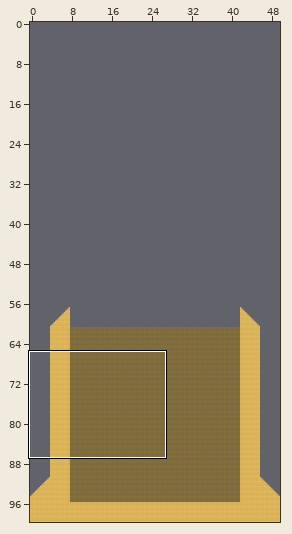
A Tiled map (JSON) gets an edit: assets/map/map.json. The first picture is a wide view before the edit; the outline marks the close-up.
Close-up. Before the commit:
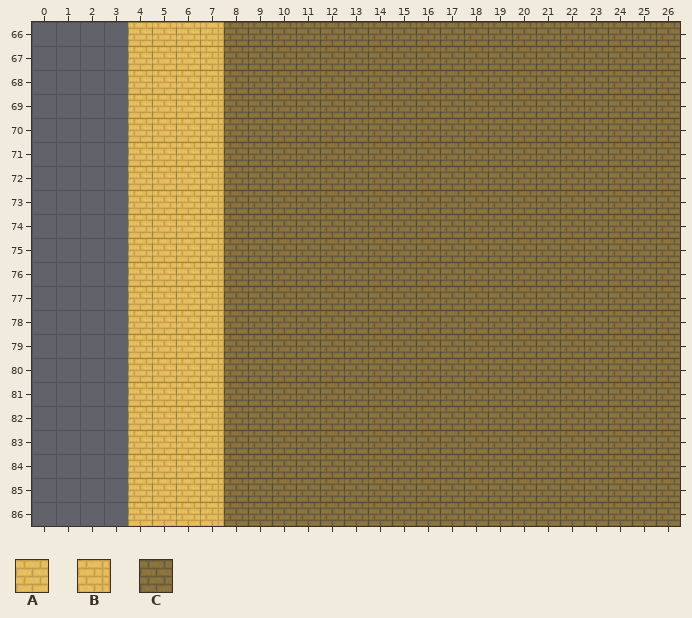
Cells are 32x32 px. Shown: x 0..26, y 66..86. The commit also changed other parts of the map, which this record leaves out. The old version is drawn lined up with the new one.
Key: from "tiles": A 0, B 3, C 8.
_ is an empty cell.
Layer "Tile Layer 1" before, first column x 0:
66 ____AAABCCCCCCCCCCCCCCCCCCC
67 ____AAABCCCCCCCCCCCCCCCCCCC
68 ____AAABCCCCCCCCCCCCCCCCCCC
69 ____AAABCCCCCCCCCCCCCCCCCCC
70 ____AAABCCCCCCCCCCCCCCCCCCC
71 ____AAABCCCCCCCCCCCCCCCCCCC
72 ____AAABCCCCCCCCCCCCCCCCCCC
73 ____AAABCCCCCCCCCCCCCCCCCCC
74 ____AAABCCCCCCCCCCCCCCCCCCC
75 ____AAABCCCCCCCCCCCCCCCCCCC
76 ____AAABCCCCCCCCCCCCCCCCCCC
77 ____AAABCCCCCCCCCCCCCCCCCCC
78 ____AAABCCCCCCCCCCCCCCCCCCC
79 ____AAABCCCCCCCCCCCCCCCCCCC
80 ____AAABCCCCCCCCCCCCCCCCCCC
81 ____AAABCCCCCCCCCCCCCCCCCCC
82 ____AAABCCCCCCCCCCCCCCCCCCC
83 ____AAABCCCCCCCCCCCCCCCCCCC
84 ____AAABCCCCCCCCCCCCCCCCCCC
85 ____AAABCCCCCCCCCCCCCCCCCCC
86 ____AAABCCCCCCCCCCCCCCCCCCC
After:
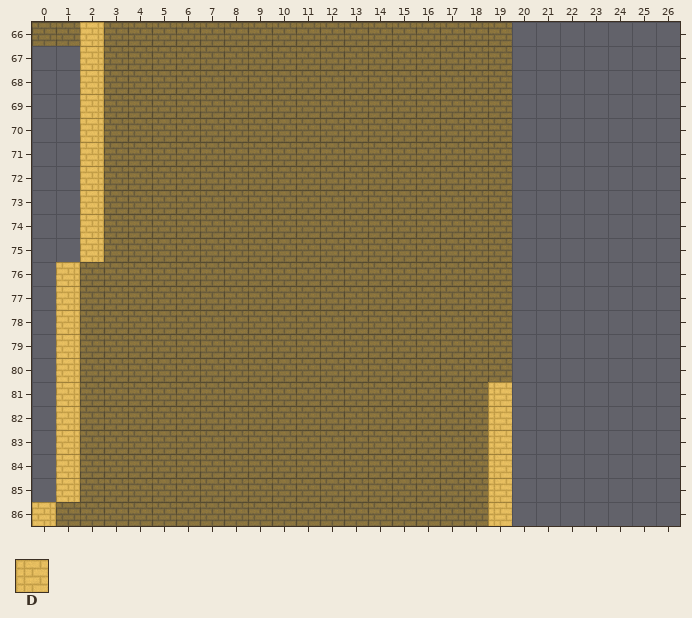
Further tiles: from "tiles": D 2.
Tiles of an added or newly shown layer are drawn over the layers below it.
From old to new:
map size 50x100 -> 20x98 cells
Layer "Tile Layer 1" (removed):
The author cleared tile A in rows 66 to 86 at x 4 to 6.
The author cleared tile B in rows 66 to 86 at x 7.
The author cleared tile C in rows 66 to 80 at x 20 to 26; in rows 81 to 86 at x 19 to 26.
Layer "tiles" (added):
The edit adds tile B in rows 66 to 75 at x 2; in rows 76 to 85 at x 1; in row 86 at x 0.
The edit adds tile C in row 66 at x 0 to 1 and 3 to 7; in rows 67 to 75 at x 3 to 7; in rows 76 to 85 at x 2 to 7; in row 86 at x 1 to 7.
The edit adds tile D in rows 81 to 86 at x 19.
Boxes around the changes in both close-ups, in picture pixels (x1, y1, x2, y2):
changed: (32, 22, 224, 526)
changed: (488, 22, 680, 526)
